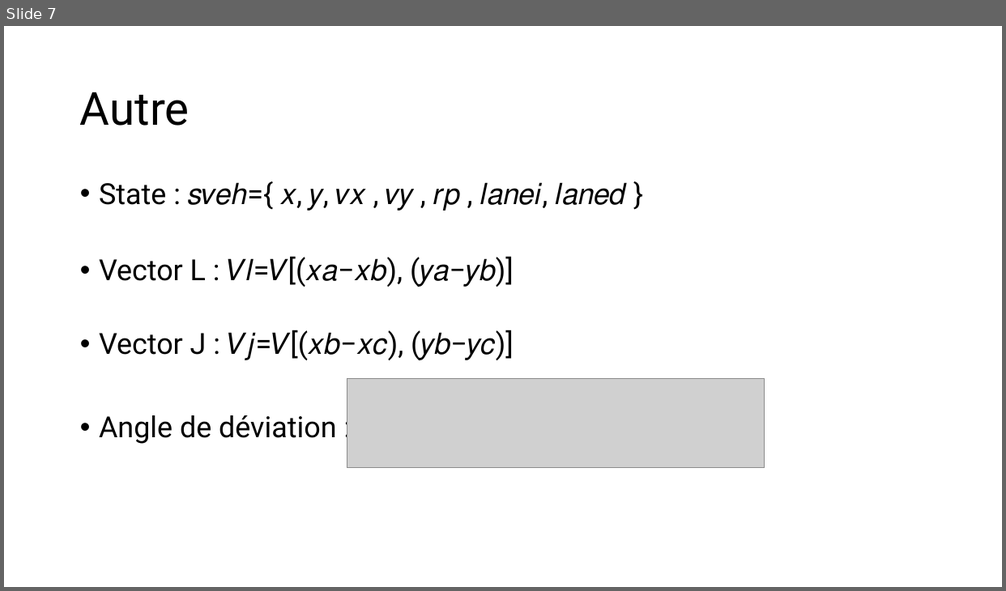
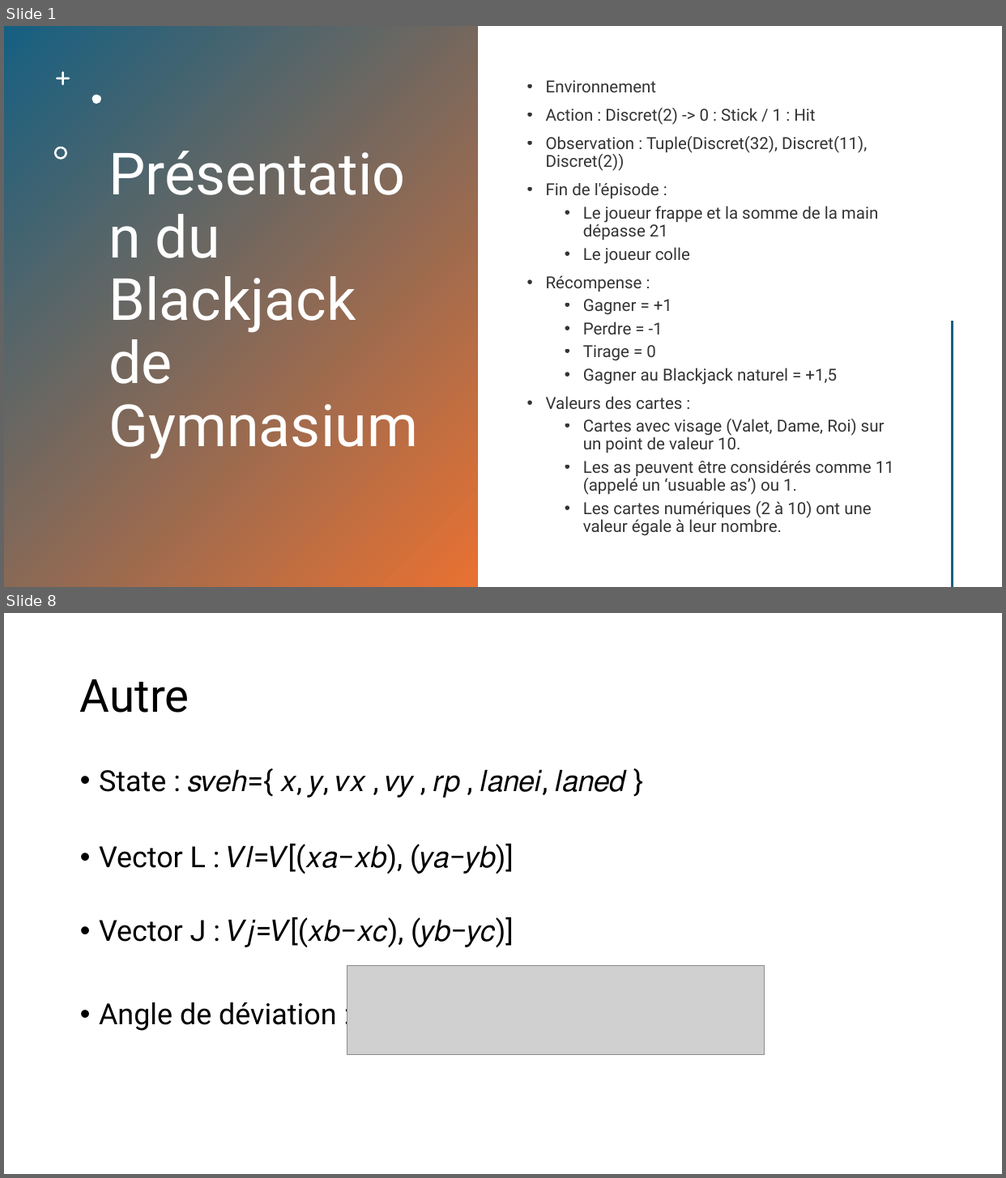
Before and after one commit to QuentinGense-hub/BlackJack_RL_QLearning_VS_SARSA, a slide deck: Autonomous Driving in Roundabout Maneuvers Using Reinforcement Learning.pptx. Shown one above the other, each under a label of ours: slide 7 before the commit, slides 1 and 8 after it; the slides between them are not shown. The pictures are 1006x591 and 1006x1178 pixels, drawn with LibreOffice and Linux fonts; fonts in the diff are those of the drawing; grey boxes stand for pictures. Boxes give left, top, right and bottom in pixels: in the first picture for what was removed or moved away, otherwise in the second. Text is boxed around its words. In the diff, an @@ line names an element or a change of style, - is before the commit and + after.

```diff
--- a/Autonomous Driving in Roundabout Maneuvers Using Reinforcement Learning.pptx
+++ b/Autonomous Driving in Roundabout Maneuvers Using Reinforcement Learning.pptx
@@ slide 1 added at (x1=4, y1=26, x2=1002, y2=587), background #FFFFFF @@
@@ rectangle added at (x1=4, y1=26, x2=477, y2=587), fill gradient #156082 to #E97132 @@
@@ freeform shape added at (x1=56, y1=71, x2=70, y2=86), fill #FFFFFF @@
@@ freeform shape added at (x1=92, y1=95, x2=101, y2=104), fill #FFFFFF @@
@@ text added at (x1=546, y1=80, x2=894, y2=536), 16 pt, text #000000 at 80% opacity @@
+• Environnement
+• Action : Discret(2) -> 0 : Stick / 1 : Hit
+• Observation : Tuple(Discret(32), Discret(11), Discret(2))
+• Fin de l'épisode :
+  • Le joueur frappe et la somme de la main dépasse 21
+  • Le joueur colle
+• Récompense :
+  • Gagner = +1
+  • Perdre = -1
+  • Tirage = 0
+  • Gagner au Blackjack naturel = +1,5
+• Valeurs des cartes :
+  • Cartes avec visage (Valet, Dame, Roi) sur un point de valeur 10.
+  • Les as peuvent être considérés comme 11 (appelé un ‘usuable as’) ou 1.
+  • Les cartes numériques (2 à 10) ont une valeur égale à leur nombre.
@@ freeform shape added at (x1=54, y1=147, x2=67, y2=160), fill #FFFFFF @@
@@ title added at (x1=108, y1=214, x2=418, y2=459), 56 pt, text #FFFFFF @@
+Présentation du Blackjack de Gymnasium
@@ line added from (953, 322) to (953, 587), #E97132 2 pt @@
@@ what was slide 7 is now slide 8 @@
```
Also in this commit, not shown: 4 slides changed, 1 other slide added, 1 slide removed, 8 other files.
